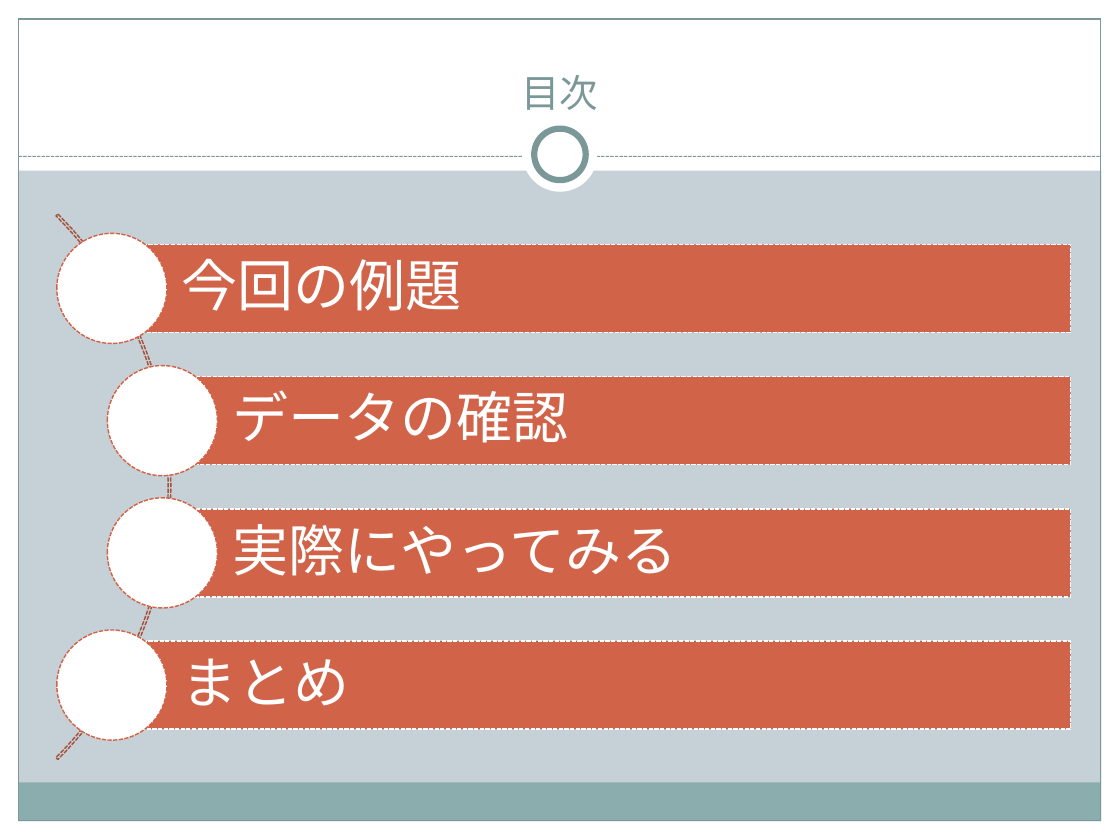
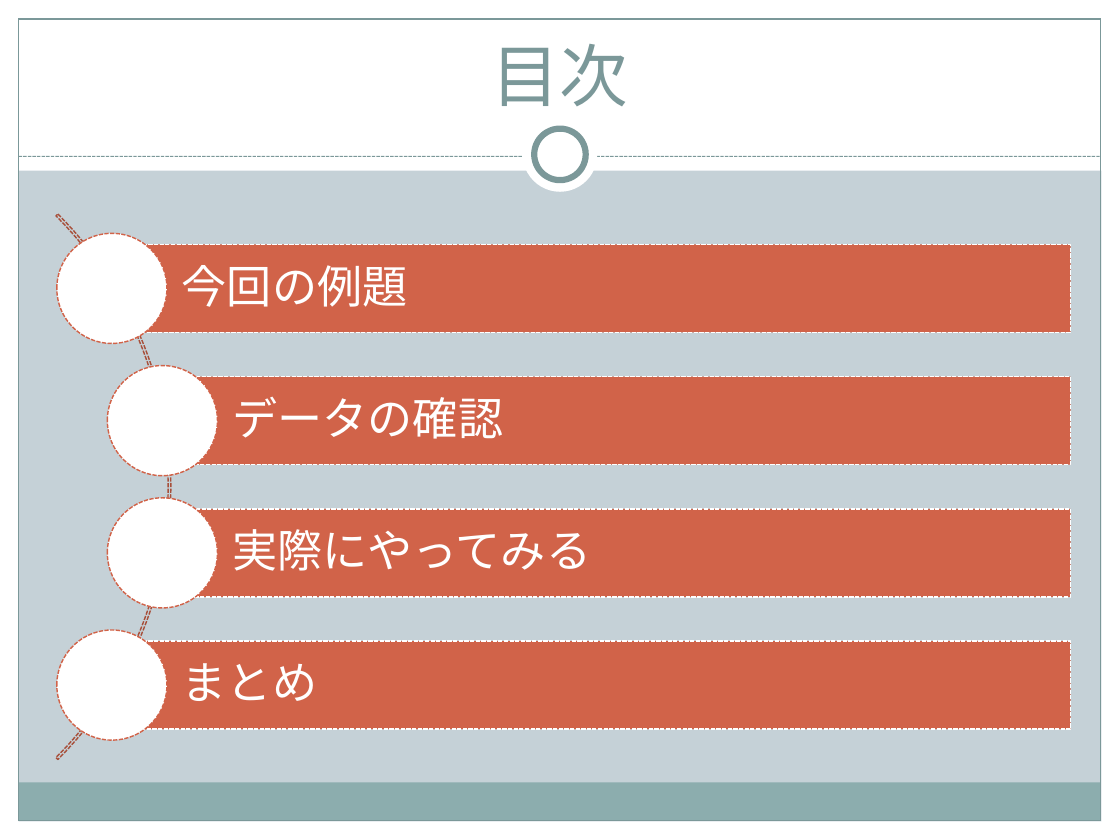
Before and after one commit to StudyGroupPT/1130, a slide deck: slide 3 of doc/勉強会_titanic.pptx. Drawn at 1120x840 pixels with LibreOffice and Linux fonts; fonts in the diff are those of the drawing. Boxes give left, top, right and bottom in pixels: in the first picture for what was removed or moved away, otherwise in the second. Text is boxed around its words. In the diff, an @@ line names an element or a change of style, - is before the commit and + after.

```diff
--- a/doc/勉強会_titanic.pptx
+++ b/doc/勉強会_titanic.pptx
@@ title "目次" at [491, 44, 628, 106]: size 24.8 to 44 pt, font Cambria to Noto Sans CJK JP @@
@@ size 36 to 29 pt, font Cambria to Noto Sans CJK JP; less space between paragraphs in 4 elements at [182, 265, 408, 307], [232, 397, 503, 439], [232, 529, 591, 571], [182, 663, 317, 701] @@
```
Also in this commit, not shown: 13 other slides changed, 1 slide added.
